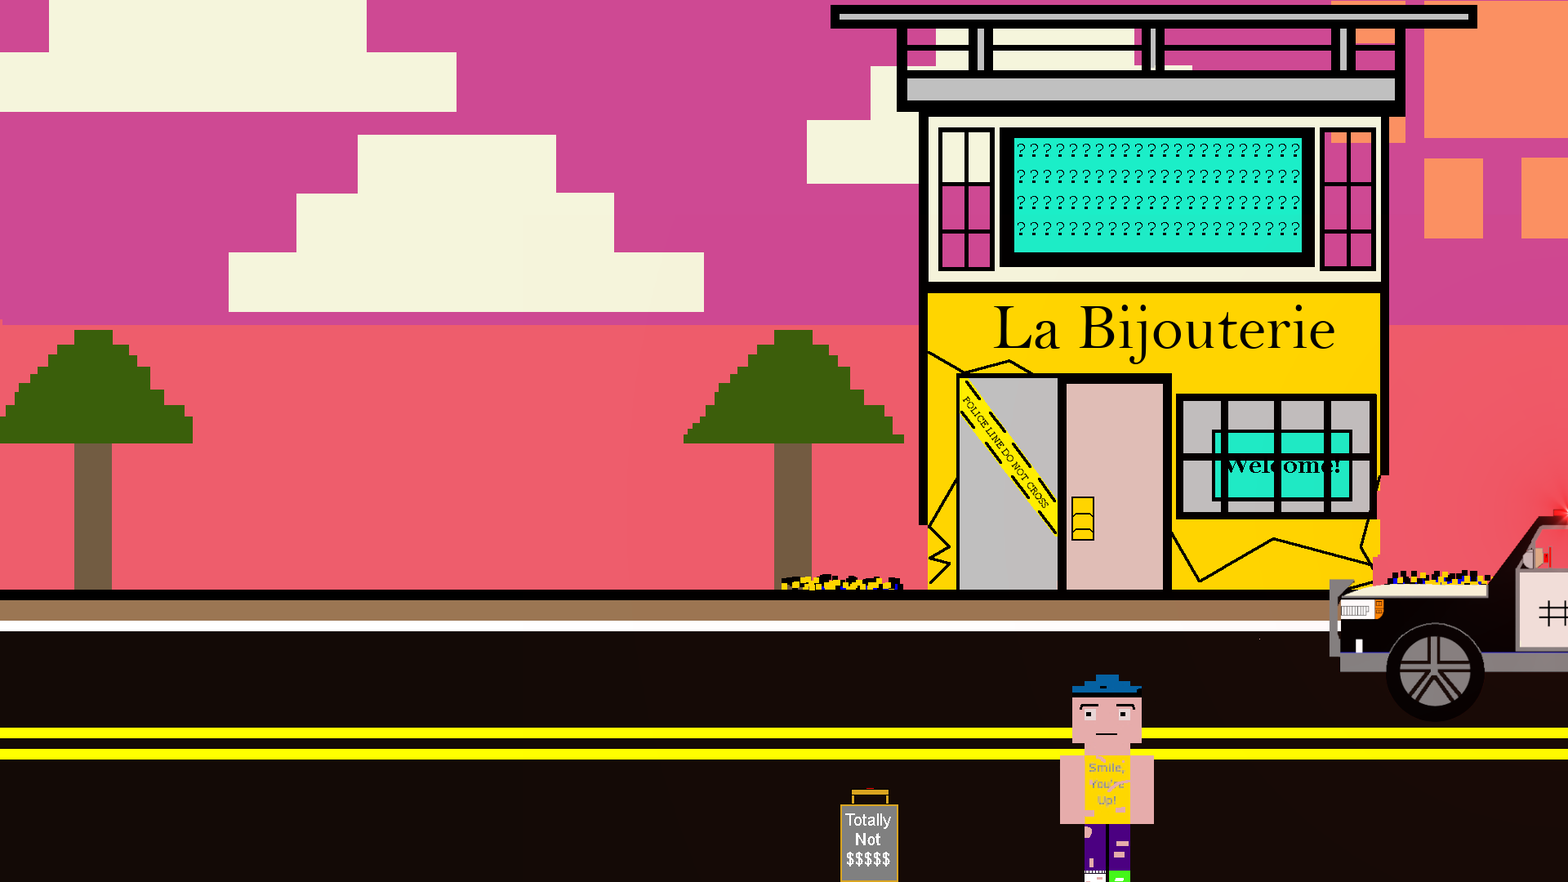
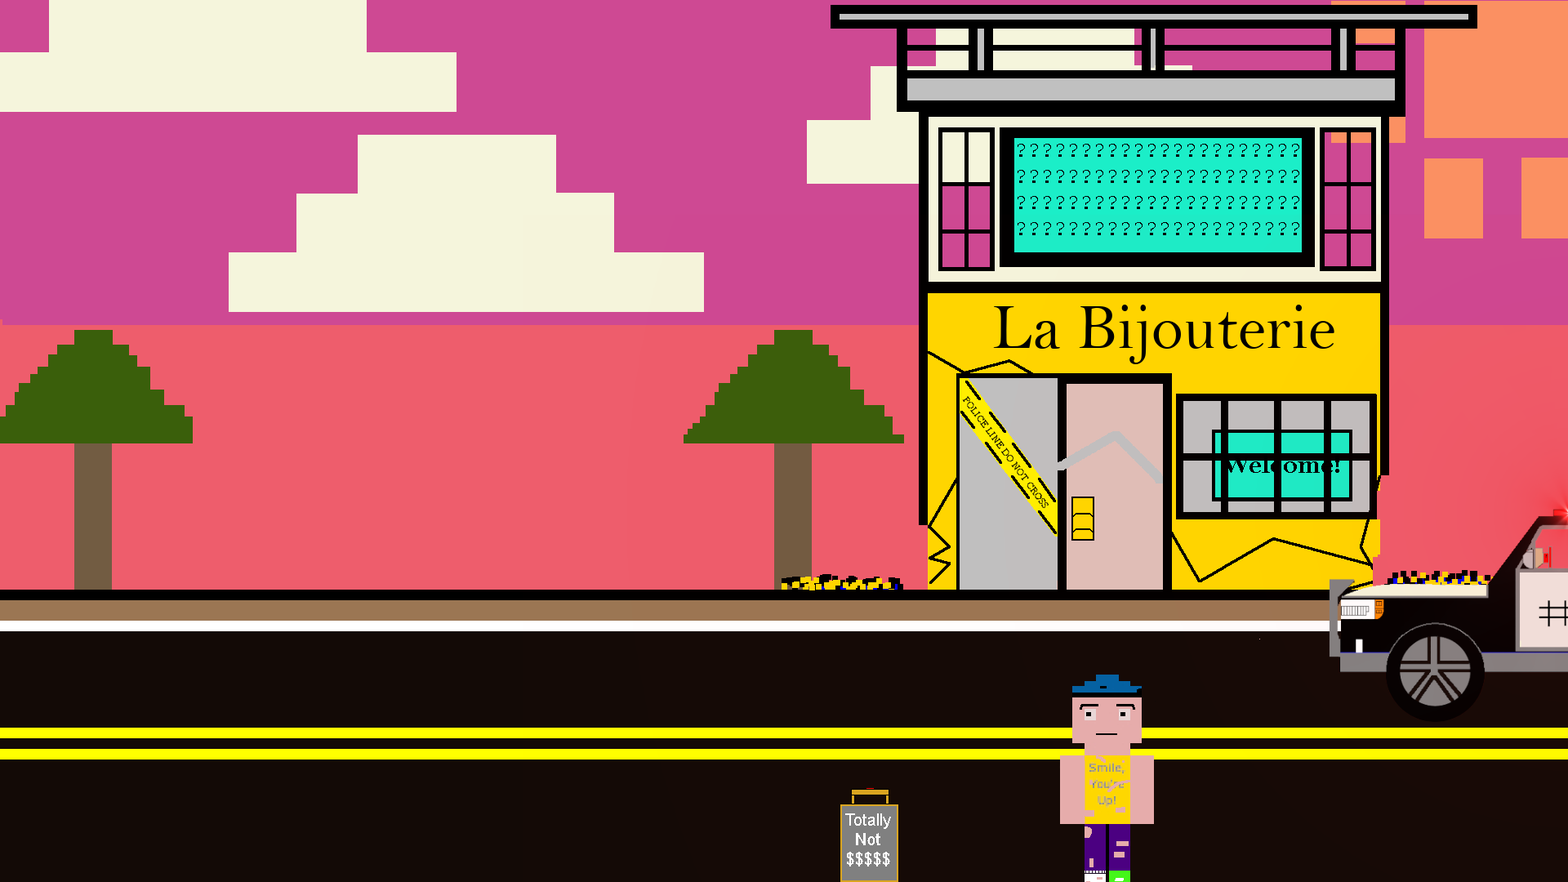
Revision of a layered 1568 × 882 image; what changed, layer by layer:
added layer "Background copy #8" above "Background copy #7" over left=1057, top=431, right=1163, bottom=484
hid "Background copy #7" over left=1057, top=431, right=1163, bottom=484